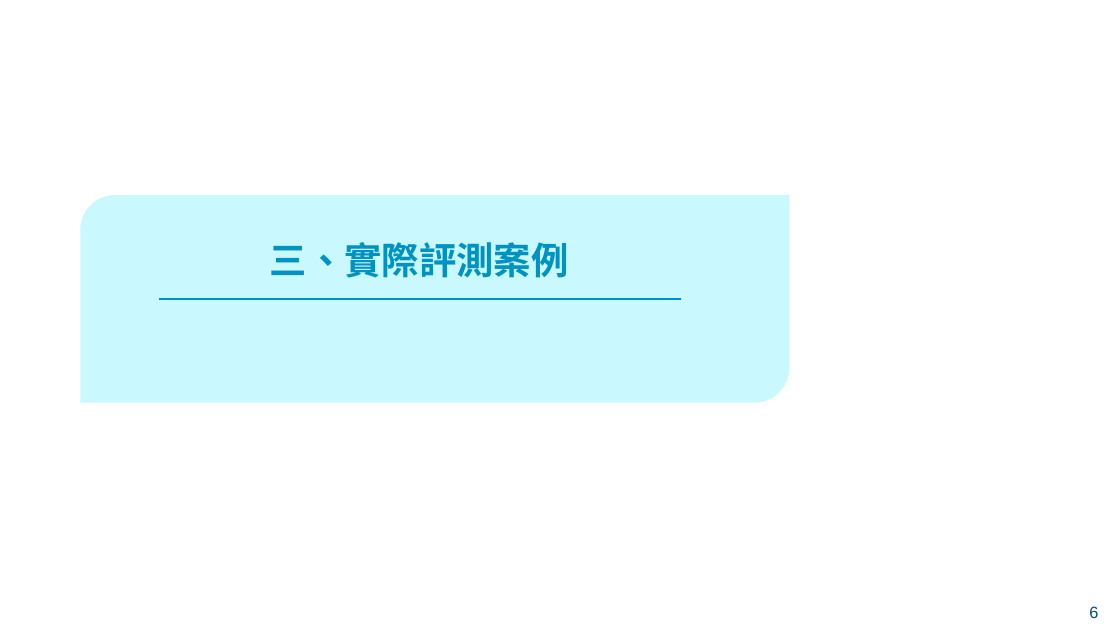
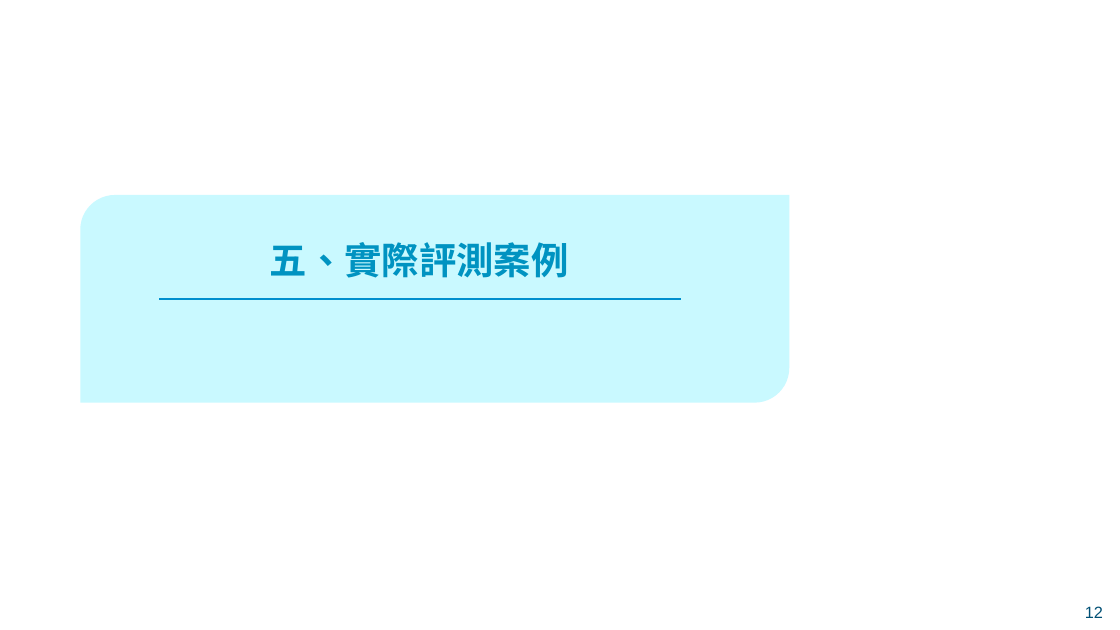
Before and after one commit to xinhuang0716/LLM_Assessment_Fubon, a slide deck: slide 12 of 模型評測機制 - 透明性.pptx (slide 6 before the commit). Drawn at 1120x630 pixels with LibreOffice and Linux fonts; fonts in the diff are those of the drawing; background and template pictures are left out. Boxes give left, top, right and bottom in pixels: in the first picture for what was removed or moved away, otherwise in the second. Text is boxed around its words. In the diff, an @@ line names an element or a change of style, - is before the commit and + after.

```diff
--- a/模型評測機制 - 透明性.pptx
+++ b/模型評測機制 - 透明性.pptx
@@ title at (270, 242, 569, 278): text changed @@
-三、實際評測案例
+五、實際評測案例
@@ page number at (1085, 606, 1103, 618): text changed @@
-6
+12
```
Also in this commit, not shown: 4 other slides changed, 14 slides added, 3 slides removed.
